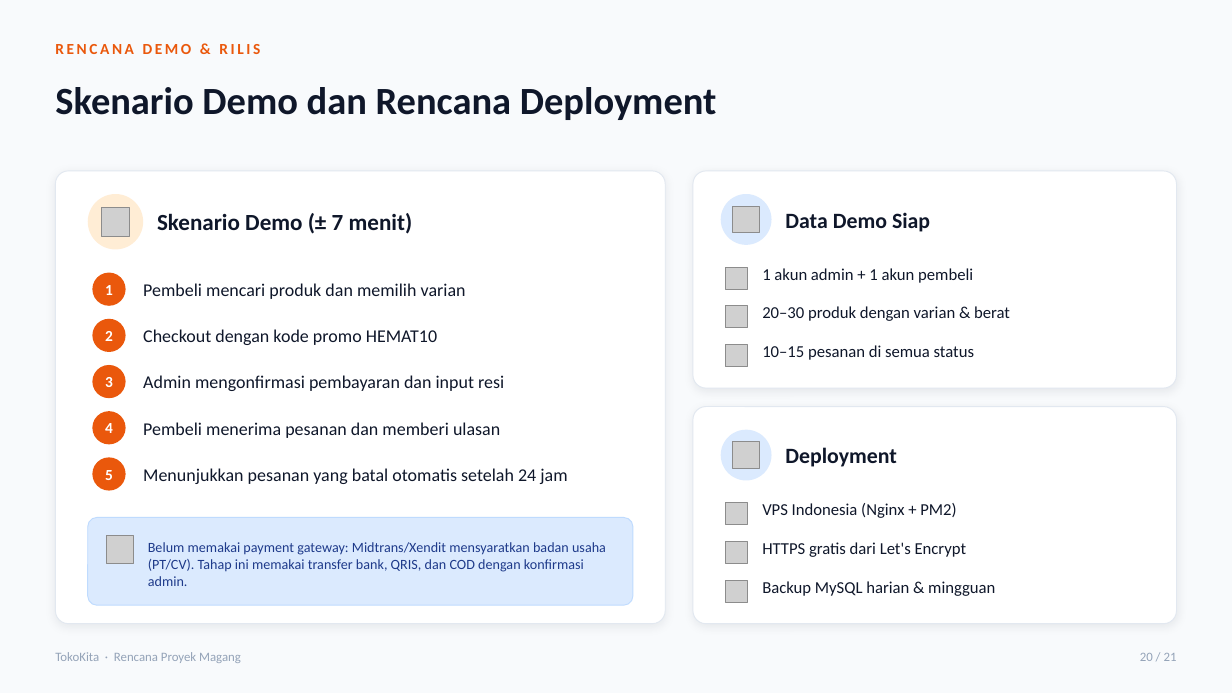
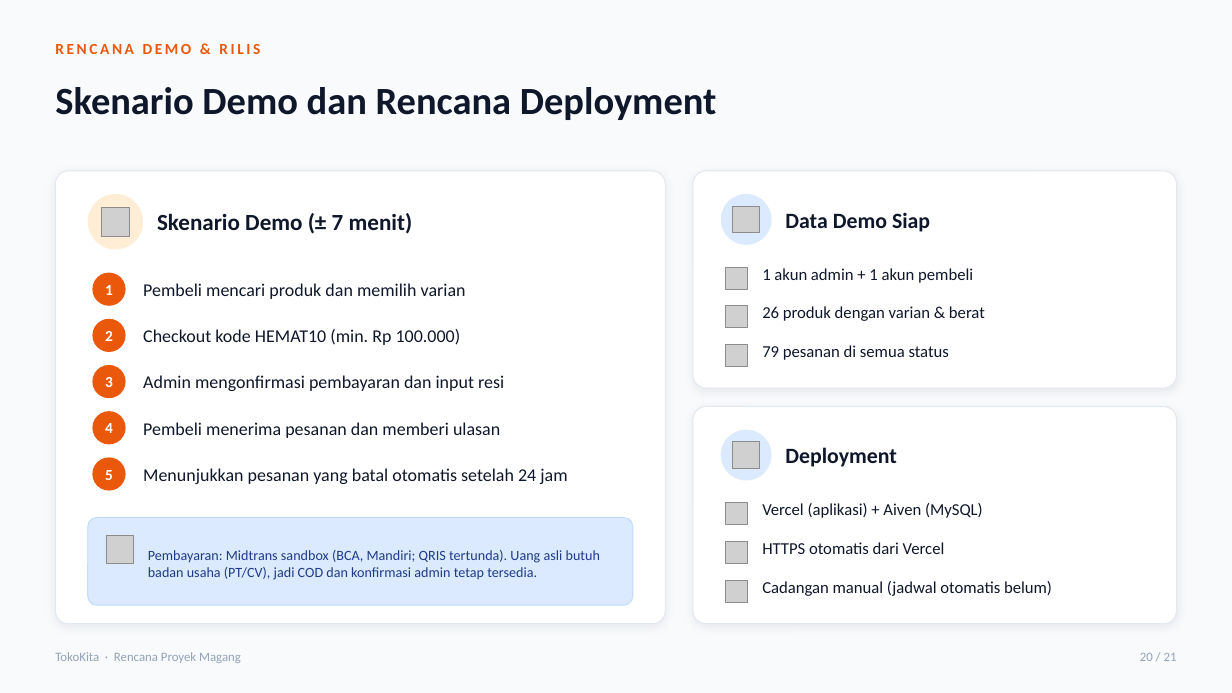
Before and after one commit to Magang-Project-Cmlabs/ecommerce, a slide deck: slide 19 of docs/Presentasi_ECommerce_TokoKita.pptx. Drawn at 1232x693 pixels with LibreOffice and Linux fonts; fonts in the diff are those of the drawing; grey boxes stand for pictures. Boxes give left, top, right and bottom in pixels: in the first picture for what was removed or moved away, otherwise in the second. Text is boxed around its words. In the diff, an @@ line names an element or a change of style, - is before the commit and + after.

Commit message:
docs: perbarui DESIGN.md, status, serah terima, indeks, dan PPT sesuai aplikasi terkini
- DESIGN.md ditulis ulang: arah Apple Store, token --tile, sistem tombol, gerak CSS, layout admin
- PPT: slide 1,5,6,7,10-13,16,19,20 (26 teks) dan 4 gambar mockup diganti tangkapan layar aplikasi; validator PPTX lulus
- PROJECT_STATUS/PROGRESS/SERAH_TERIMA/README/indeks/CLAUDE.md disesuaikan (Vercel Blob, SMTP, Midtrans sandbox, hasil uji)

```diff
--- a/docs/Presentasi_ECommerce_TokoKita.pptx
+++ b/docs/Presentasi_ECommerce_TokoKita.pptx
@@ text at [143, 329, 461, 345]: text changed @@
-Checkout dengan kode promo HEMAT10
+Checkout kode HEMAT10 (min. Rp 100.000)
@@ text at [762, 306, 985, 321]: text changed @@
-20–30 produk dengan varian & berat
+26 produk dengan varian & berat
@@ text at [762, 345, 949, 360]: text changed @@
-10–15 pesanan di semua status
+79 pesanan di semua status
@@ text at [762, 503, 983, 518]: text changed @@
-VPS Indonesia (Nginx + PM2)
+Vercel (aplikasi) + Aiven (MySQL)
@@ text at [148, 550, 600, 580]: text changed @@
-Belum memakai payment gateway: Midtrans/Xendit mensyaratkan badan usaha (PT/CV). Tahap ini memakai transfer bank, QRIS, dan COD dengan konfirmasi admin.
+Pembayaran: Midtrans sandbox (BCA, Mandiri; QRIS tertunda). Uang asli butuh badan usaha (PT/CV), jadi COD dan konfirmasi admin tetap tersedia.
@@ text at [762, 542, 945, 554]: text changed @@
-HTTPS gratis dari Let's Encrypt
+HTTPS otomatis dari Vercel
@@ text at [762, 581, 1052, 596]: text changed @@
-Backup MySQL harian & mingguan
+Cadangan manual (jadwal otomatis belum)
```
Also in this commit, not shown: 7 other slides changed, 7 other files.
